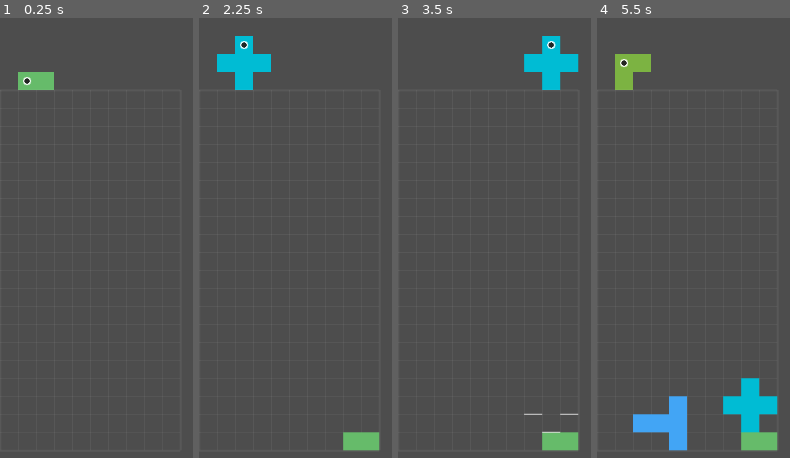
Above: before the commit, frames 1-4 (left to right).
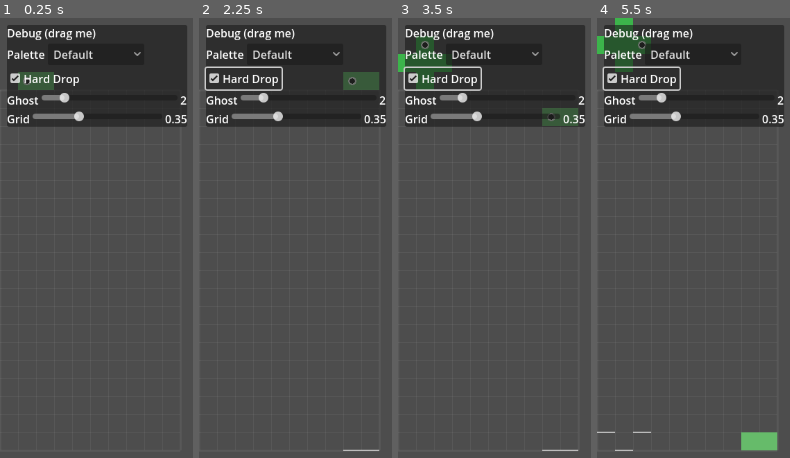
Above: after the commit, the same moments.

Repository: michaellawson96/Polyomino
Game: Godot game, scene res://scenes/Main.tscn
Two runs of this game, one before a commit and one after it. Both use one fixed random seed, a clock stepped at 60 frames per second and the inputs below.
Inputs (mouse positions are in pixels of both pictures, inside the frame that each line leads up to):
- Up to frame 1 (0.25 s): no input
- Up to frame 2 (2.25 s): click (295, 53) at 0.5 s, where only the run after the commit has a clickable "Default"; click (243, 79) at 1.25 s, where only the run after the commit has a clickable "Hard Drop"; tap Enter at 2 s; move the mouse to (outside the picture) at 2.02 s; hold Right (ui_right) from 2.03 s (still down); hold Space (hard_drop) from 2.03 s (still down); click (outside the picture) at 2.17 s
- Up to frame 3 (3.5 s): release Right (ui_right) at 2.75 s; release Space (hard_drop) at 2.75 s; drag from (outside the picture) to (outside the picture) at 2.77 s
- Up to frame 4 (5.5 s): move the mouse to (outside the picture) at 3.52 s; hold Right (ui_right) 3.53-4.25 s; hold Space (hard_drop) 3.53-4.25 s; click (outside the picture) at 3.67 s; drag from (outside the picture) to (757, 176) at 4.27 s; move the mouse to (outside the picture) at 5.02 s; hold Left (ui_left) from 5.03 s (still down); hold Z (rotate_ccw) from 5.03 s (still down); click (outside the picture) at 5.17 s; tap Space (hard_drop) at 5.3 s

The runs differ from the first frame. In frame 1, 21% of the frame differs, in the area x 3-97%, y 1-25%; in frame 2, 21%; in frame 3, 22%; in frame 4, 25%, in the area x 0-97%, y 0-99%.

Commit message:
PTP6 Step 9 – Wiring & Smoke Tests

Diff:
--- a/scripts/Main.gd
+++ b/scripts/Main.gd
@@ -3,13 +3,15 @@
 const POLY_DATA := preload("res://scripts/PolyominoData.gd")
 const EffectsManagerScript := preload("res://scripts/managers/EffectsManager.gd")
 const AudioManagerScript := preload("res://scripts/managers/AudioManager.gd")
-
+const DebugPanelScript := preload("res://scripts/ui/DebugPanel.gd")
+const ACTION_TOGGLE_DEBUG := "toggle_debug_panel"
 
 @onready var boards_container: Node = $BoardsContainer
 @onready var board_scene: PackedScene = preload("res://scenes/Board.tscn")
 
 var effects_manager: EffectsManager
 var audio_manager: AudioManager
+var debug_panel: DebugPanel
 
 
 func _ready():
@@ -17,12 +19,13 @@
 	add_child(effects_manager)
 	audio_manager = AudioManagerScript.new()
 	add_child(audio_manager)
+	debug_panel = DebugPanelScript.new()
+	add_child(debug_panel)
+	_ensure_debug_toggle_binding()
 	var ids: Array[String] = []
 	for d in POLY_DATA.get_all():
 		ids.append(String(d["id"]))
 	_spawn_board_with_mask("res://masks/10x20.png", 26, ids, 0)
-
-
 
 func _spawn_board_with_size(size:Vector2i, cell_size:int, bag_ids:Array[String], rng_seed:int)->void:
 	var board = board_scene.instantiate()
@@ -66,3 +69,15 @@
 		for off in s["blocks"]:
 			max_y = max(max_y, int(off.y))
 	return max_y + 1
+
+func _ensure_debug_toggle_binding() -> void:
+	if not InputMap.has_action(ACTION_TOGGLE_DEBUG):
+		InputMap.add_action(ACTION_TOGGLE_DEBUG)
+		var ev := InputEventKey.new()
+		ev.physical_keycode = KEY_F1
+		InputMap.action_add_event(ACTION_TOGGLE_DEBUG, ev)
+
+func _unhandled_input(event: InputEvent) -> void:
+	if event.is_action_pressed(ACTION_TOGGLE_DEBUG):
+		if debug_panel != null and is_instance_valid(debug_panel):
+			debug_panel.visible = not debug_panel.visible
--- /dev/null
+++ b/scripts/ui/DebugPanel.gd
@@ -0,0 +1,93 @@
+extends Control
+class_name DebugPanel
+
+var palette_opt: OptionButton
+var hard_chk: CheckBox
+var ghost_slider: HSlider
+var ghost_val: Label
+var contrast_slider: HSlider
+var contrast_val: Label
+
+var _dragging: bool = false
+var _drag_start: Vector2
+var _panel_start: Vector2
+
+
+func _ready() -> void:
+	mouse_filter=Control.MOUSE_FILTER_PASS
+	position=Vector2(10,10)
+	var panel:=PanelContainer.new()
+	add_child(panel)
+	var vb:=VBoxContainer.new()
+	panel.add_child(vb)
+	vb.custom_minimum_size=Vector2(260,0)
+	var header:=HBoxContainer.new()
+	header.mouse_filter = Control.MOUSE_FILTER_STOP
+	vb.add_child(header)
+	var title:=Label.new(); title.text="Debug (drag me)"
+	title.size_flags_horizontal = Control.SIZE_EXPAND_FILL
+	header.add_child(title)
+	header.connect("gui_input", Callable(self, "_on_handle_gui_input"))
+	var hb0:=HBoxContainer.new(); vb.add_child(hb0)
+	var l0:=Label.new(); l0.text="Palette"; hb0.add_child(l0)
+	palette_opt=OptionButton.new(); hb0.add_child(palette_opt)
+	palette_opt.add_item("Default"); palette_opt.add_item("High Contrast")
+	palette_opt.connect("item_selected",Callable(self,"_on_palette_selected"))
+	var hb1:=HBoxContainer.new(); vb.add_child(hb1)
+	hard_chk=CheckBox.new(); hard_chk.text="Hard Drop"; hb1.add_child(hard_chk)
+	hard_chk.connect("toggled",Callable(self,"_on_hard_toggled"))
+	var hb2:=HBoxContainer.new(); vb.add_child(hb2)
+	var l2:=Label.new(); l2.text="Ghost"; hb2.add_child(l2)
+	ghost_slider=HSlider.new(); ghost_slider.min_value=1.0; ghost_slider.max_value=8.0; ghost_slider.step=0.5; ghost_slider.size_flags_horizontal=Control.SIZE_EXPAND_FILL; hb2.add_child(ghost_slider)
+	ghost_val=Label.new(); hb2.add_child(ghost_val)
+	ghost_slider.connect("value_changed",Callable(self,"_on_ghost_changed"))
+	var hb3:=HBoxContainer.new(); vb.add_child(hb3)
+	var l3:=Label.new(); l3.text="Grid"; hb3.add_child(l3)
+	contrast_slider=HSlider.new(); contrast_slider.min_value=0.0; contrast_slider.max_value=1.0; contrast_slider.step=0.05; contrast_slider.size_flags_horizontal=Control.SIZE_EXPAND_FILL; hb3.add_child(contrast_slider)
+	contrast_val=Label.new(); hb3.add_child(contrast_val)
+	contrast_slider.connect("value_changed",Callable(self,"_on_contrast_changed"))
+	if typeof(Settings)!=TYPE_NIL:
+		Settings.connect("reloaded",Callable(self,"_on_cfg"))
+		Settings.connect("changed",Callable(self,"_on_cfg_kv"))
+		_on_cfg(Settings.get_cfg())
+
+func _on_cfg(cfg) -> void:
+	if cfg==null: return
+	var p: String = String(cfg.palette).strip_edges().to_lower()
+	if p=="high contrast" or p=="high_contrast" or p=="highcontrast" or p=="hc": palette_opt.select(1)
+	else: palette_opt.select(0)
+	hard_chk.button_pressed=cfg.hard_drop_enabled
+	ghost_slider.value=cfg.ghost_thickness
+	ghost_val.text=str(snapped(cfg.ghost_thickness,0.1))
+	contrast_slider.value=cfg.grid_contrast
+	contrast_val.text=str(snapped(cfg.grid_contrast,0.01))
+
+func _on_cfg_kv(_k:String,_v) -> void:
+	_on_cfg(Settings.get_cfg())
+
+func _on_palette_selected(index:int) -> void:
+	var name:=("Default" if index==0 else "High Contrast")
+	if typeof(Settings)!=TYPE_NIL: Settings.set_value("palette",name)
+
+func _on_hard_toggled(pressed:bool) -> void:
+	if typeof(Settings)!=TYPE_NIL: Settings.set_value("hard_drop_enabled",pressed)
+
+func _on_ghost_changed(v:float) -> void:
+	ghost_val.text=str(snapped(v,0.1))
+	if typeof(Settings)!=TYPE_NIL: Settings.set_value("ghost_thickness",v)
+
+func _on_contrast_changed(v:float) -> void:
+	contrast_val.text=str(snapped(v,0.01))
+	if typeof(Settings)!=TYPE_NIL: Settings.set_value("grid_contrast",v)
+
+func _on_handle_gui_input(event: InputEvent) -> void:
+	if event is InputEventMouseButton and event.button_index == MOUSE_BUTTON_LEFT:
+		if event.pressed:
+			_dragging = true
+			_drag_start = get_viewport().get_mouse_position()
+			_panel_start = global_position
+		else:
+			_dragging = false
+	elif event is InputEventMouseMotion and _dragging:
+		var delta: Vector2 = get_viewport().get_mouse_position() - _drag_start
+		global_position = _panel_start + delta
